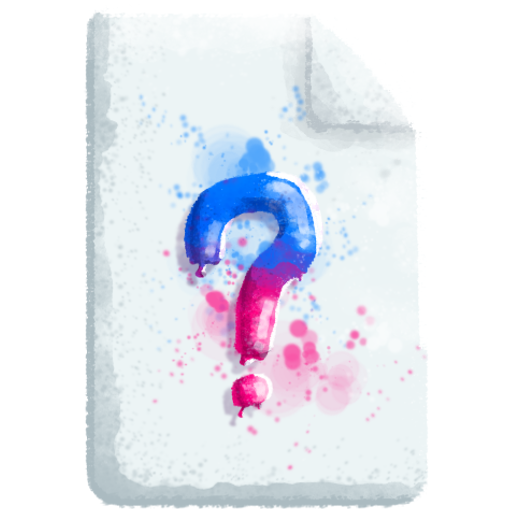
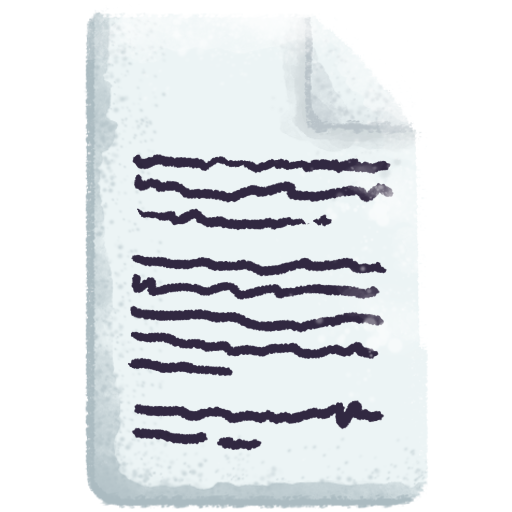
The second (512, 512) image is a revision of the first. Changes to its layers:
painted on "Paint Layer 4" over [127, 83, 428, 448]
painted on "Paint Layer 6" over [256, 83, 393, 192]
painted on "Paint Layer 5" (1st of 2, in "Group 3") over [192, 83, 394, 256]
painted on "Paint Layer 5" (2nd of 2, in "Group 3") over [127, 83, 428, 472]
removed group "Group 11" (6 layers) from group "Group 3" over [127, 83, 428, 472]
removed layer "Paint Layer 15" (was multiply, 61%) from group "Group 11" over [128, 128, 320, 448]
removed layer "Paint Layer 14" (was hard light, 90%) from group "Group 11" over [127, 83, 428, 472]
removed layer "Paint Layer 13" from group "Group 11" over [192, 128, 384, 448]
removed layer "Paint Layer 12" from group "Group 11" over [127, 83, 428, 472]
removed layer "Paint Layer 10" from group "Group 11" over [127, 83, 428, 472]
moved "Paint Layer 9" into group "Group 3", painted on it over [127, 128, 428, 472]
removed group "Group 18" (2 layers) (was 42%) from group "Group 3" over [128, 83, 384, 472]
removed layer "Paint Layer 17" from group "Group 18" over [128, 83, 384, 472]
removed layer "Copy of Paint Layer 9" (was multiply) from group "Group 18" over [128, 192, 384, 472]
removed layer "Paint Layer 16" from group "Group 3" over [128, 83, 428, 472]
painted on "Paint Layer 2" over [127, 83, 428, 472]
painted on "Paint Layer 1" over [127, 83, 428, 472]